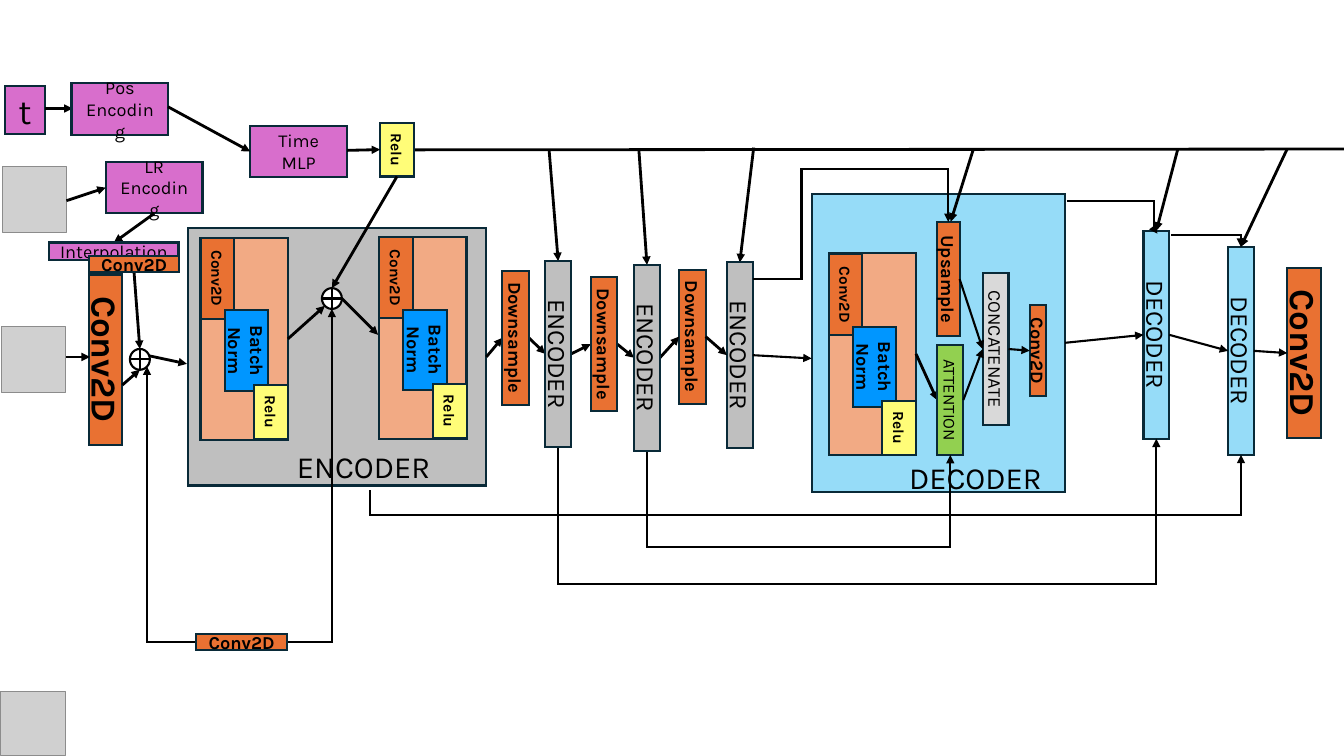
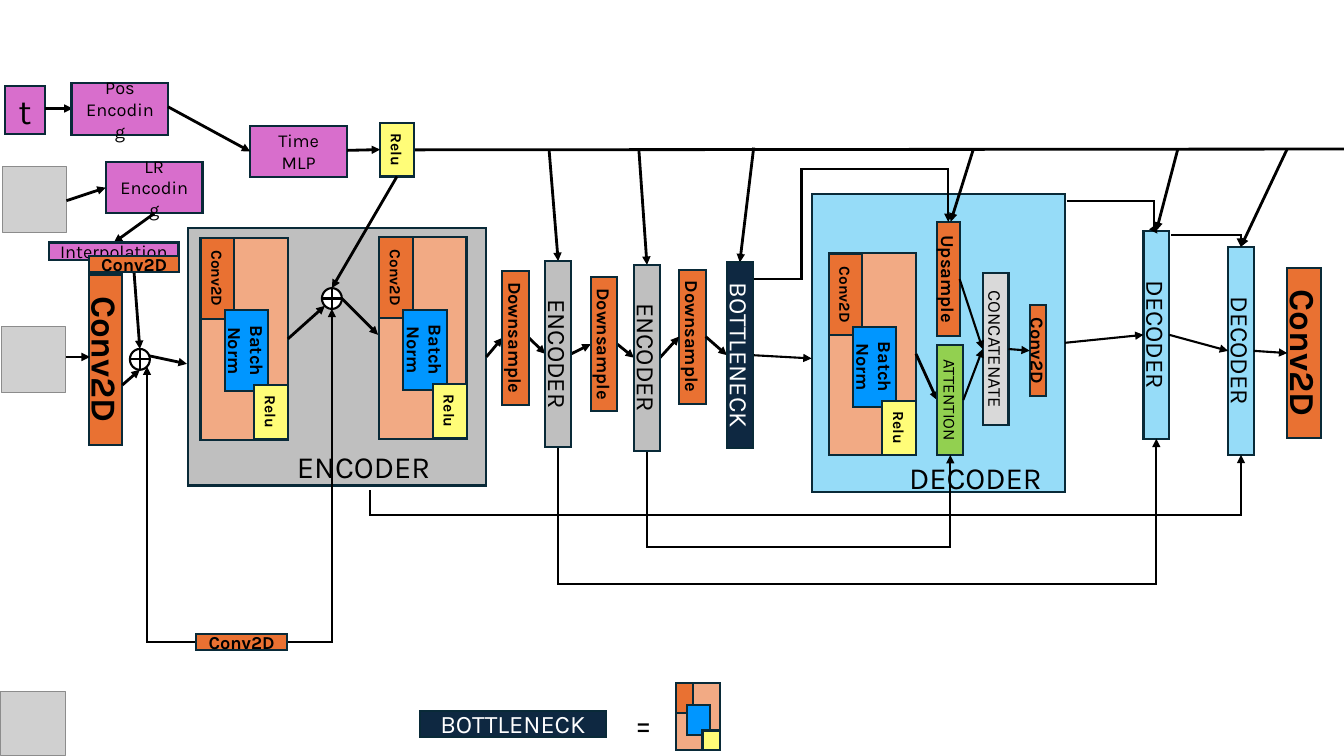
Before and after one commit to AdrianoEttari/pansharpening, a slide deck: slide 9 of models_representation.pptx. Drawn at 1344x756 pixels with LibreOffice and Linux fonts; fonts in the diff are those of the drawing; grey boxes stand for pictures. Boxes give left, top, right and bottom in pixels: in the first picture for what was removed or moved away, otherwise in the second. Text is boxed around its words. In the diff, an @@ line names an element or a change of style, - is before the commit and + after.

```diff
--- a/models_representation.pptx
+++ b/models_representation.pptx
@@ rectangle "BOTTLENECK" at box(727, 263, 753, 449): fill #BFBFBF to #0E2841 @@
@@ text in rectangle at box(723, 297, 756, 424): text changed; text colour #000000 to #FFFFFF @@
-ENCODER
+BOTTLENECK
@@ rectangle added at box(676, 684, 720, 751), fill #F2AA84, outline #092A39 1.5 pt @@
@@ rectangle added at box(676, 683, 693, 713), fill #E97132, outline #092A39 1.5 pt @@
@@ rectangle added at box(420, 711, 606, 737), fill #0E2841, outline #092A39 1.5 pt, 18 pt, text #FFFFFF @@
+BOTTLENECK
@@ text added at box(625, 699, 663, 749), 24 pt, text #000000 @@
+=
@@ rectangle added at box(688, 705, 710, 735), fill #0096FF, outline #092A39 1.5 pt @@
@@ rectangle added at box(703, 730, 720, 751), fill #FFFD78, outline #092A39 1.5 pt @@
```
Also in this commit, not shown: 1 other slide changed, 2 slides added, 3 other files.
